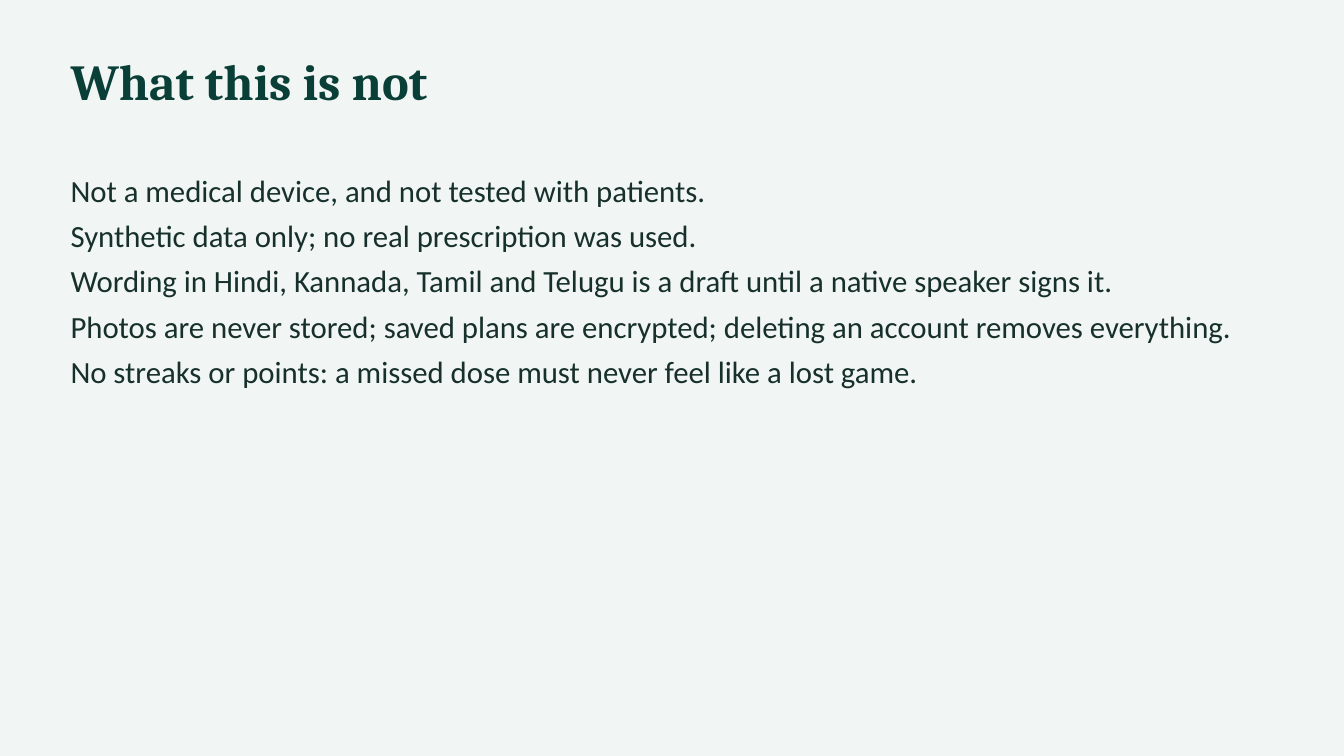
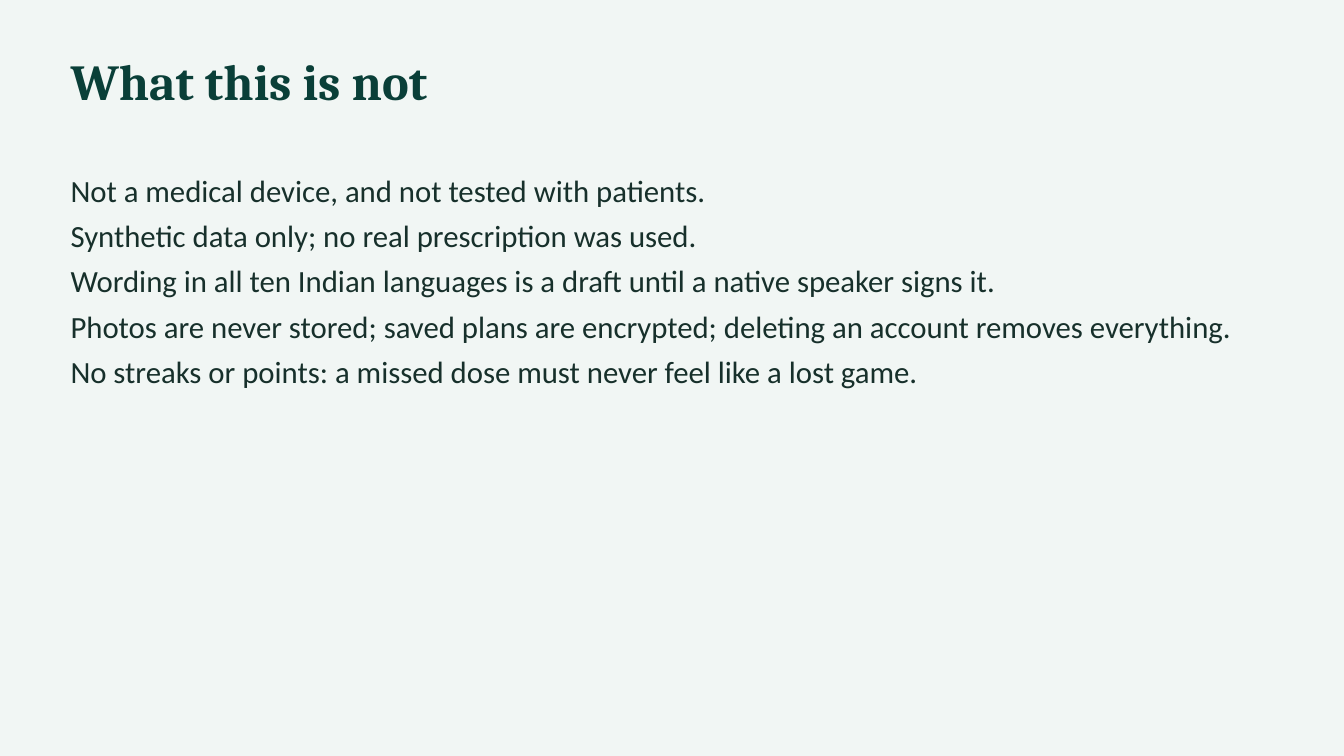
Before and after one commit to Sanjay2408/MedSaarthi-AI, a slide deck: slide 11 of docs/MedSaarthi_Jury_Deck.pptx. Drawn at 1344x756 pixels with LibreOffice and Linux fonts; fonts in the diff are those of the drawing. Boxes give left, top, right and bottom in pixels: in the first picture for what was removed or moved away, otherwise in the second. Text is boxed around its words. In the diff, an @@ line names an element or a change of style, - is before the commit and + after.

```diff
--- a/docs/MedSaarthi_Jury_Deck.pptx
+++ b/docs/MedSaarthi_Jury_Deck.pptx
@@ text at (71,270,995,298): text changed @@
-Wording in Hindi, Kannada, Tamil and Telugu is a draft until a native speaker signs it.
+Wording in all ten Indian languages is a draft until a native speaker signs it.
```
Also in this commit, not shown: 3 other slides changed, 36 other files.
